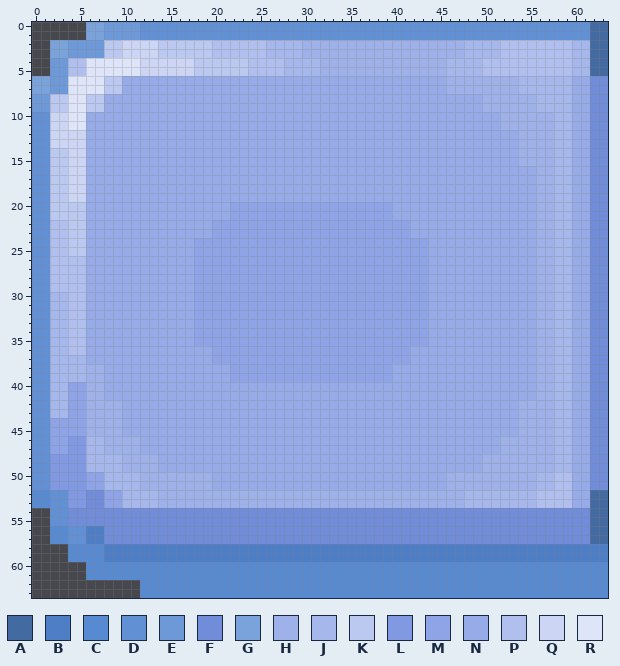
File history of a pixel-art sprite, textures/base/pack/gui/gui_button_left_hovered.png. Above: the version before the commit.
The file is 64x64 pixels. Colours within 5 levels of each other are drawn and written as one.
Palette (. is transparent): A #446aa2  B #4d7ec6  C #588ad2  D #6190d5  E #6e99d8  F #718dda  G #7aa2db  H #9eb1e9  J #a5b7eb  K #bbc9f0  L #8199e2  M #8ea4e6  N #97abe8  P #b0bfee  Q #ccd6f4  R #dfe5f8
Pixels before (only the part around the change), first column x 0:
29 DDPPPPNNNNNNNNNNNNMMMMMMMMMMMMMMMMMMMMMMMMMMNNNNNNNNNNNNHHJJNNFF
30 DDJJPPNNNNNNNNNNNNMMMMMMMMMMMMMMMMMMMMMMMMMMNNNNNNNNNNNNHHJJNNFF
31 DDJJPPNNNNNNNNNNNNMMMMMMMMMMMMMMMMMMMMMMMMMMNNNNNNNNNNNNHHJJNNFF
32 DDJJPPNNNNNNNNNNNNMMMMMMMMMMMMMMMMMMMMMMMMMMNNNNNNNNNNNNHHJJNNFF
33 DDJJPPNNNNNNNNNNNNMMMMMMMMMMMMMMMMMMMMMMMMMMNNNNNNNNNNNNHHJJNNFF
34 DDJJPPNNNNNNNNNNNNMMMMMMMMMMMMMMMMMMMMMMMMMMNNNNNNNNNNNNHHJJNNFF
35 DDJJPPNNNNNNNNNNNNMMMMMMMMMMMMMMMMMMMMMMMMMMNNNNNNNNNNNNHHJJNNFF
36 DDJJPPNNNNNNNNNNNNNNMMMMMMMMMMMMMMMMMMMMMMNNNNNNNNNNNNNNHHJJNNFF
37 DDJJJJNNNNNNNNNNNNNNMMMMMMMMMMMMMMMMMMMMMMNNNNNNNNNNNNNNHHJJNNFF
38 DDJJJJHHNNNNNNNNNNNNNNMMMMMMMMMMMMMMMMMMNNNNNNNNNNNNNNNNHHJJNNFF
39 DDJJJJHHNNNNNNNNNNNNNNMMMMMMMMMMMMMMMMMMNNNNNNNNNNNNNNNNHHJJNNFF
40 DDJJMMHHNNNNNNNNNNNNNNNNNNNNNNNNNNNNNNNNNNNNNNNNNNNNNNNNHHJJNNFF
41 DDJJMMHHNNNNNNNNNNNNNNNNNNNNNNNNNNNNNNNNNNNNNNNNNNNNNNNNHHJJNNFF
42 DDJJMMHHHHNNNNNNNNNNNNNNNNNNNNNNNNNNNNNNNNNNNNNNNNNNNNHHHHJJNNFF
43 DDJJMMHHHHNNNNNNNNNNNNNNNNNNNNNNNNNNNNNNNNNNNNNNNNNNNNHHHHJJNNFF
44 DDMMMMHHHHNNNNNNNNNNNNNNNNNNNNNNNNNNNNNNNNNNNNNNNNNNNNHHHHJJNNFF
45 DDMMMMHHHHNNNNNNNNNNNNNNNNNNNNNNNNNNNNNNNNNNNNNNNNNNNNHHHHJJNNFF
46 DDMMLLJJHHHHNNNNNNNNNNNNNNNNNNNNNNNNNNNNNNNNNNNNNNNNHHHHHHJJNNFF
47 DDMMLLJJHHHHNNNNNNNNNNNNNNNNNNNNNNNNNNNNNNNNNNNNNNNNHHHHHHJJNNFF
48 DDLLLLJJJJHHHHNNNNNNNNNNNNNNNNNNNNNNNNNNNNNNNNNNNNHHHHHHHHJJNNFF
49 DDLLLLJJJJHHHHNNNNNNNNNNNNNNNNNNNNNNNNNNNNNNNNNNNNHHHHHHHHJJNNFF
50 DDLLLLMMJJJJHHHHHHHHNNNNNNNNNNNNNNNNNNNNNNNNNNHHHHHHHHHHJJPPNNFF
51 DDLLLLMMJJJJHHHHHHHHNNNNNNNNNNNNNNNNNNNNNNNNNNHHHHHHHHHHJJPPNNFF
52 CCDDLLFFMMJJJJHHHHHHHHHHHHHHHHHHHHHHHHHHHHHHHHHHJJJJJJJJPPPPNNAA
53 CCDDLLFFMMJJJJHHHHHHHHHHHHHHHHHHHHHHHHHHHHHHHHHHJJJJJJJJPPPPNNAA
54 ..DDFFFFFFFFFFFFFFFFFFFFFFFFFFFFFFFFFFFFFFFFFFFFFFFFFFFFFFFFFFAA
55 ..DDFFFFFFFFFFFFFFFFFFFFFFFFFFFFFFFFFFFFFFFFFFFFFFFFFFFFFFFFFFAA
56 ..CCDDBBFFFFFFFFFFFFFFFFFFFFFFFFFFFFFFFFFFFFFFFFFFFFFFFFFFFFFFAA
57 ..CCDDBBFFFFFFFFFFFFFFFFFFFFFFFFFFFFFFFFFFFFFFFFFFFFFFFFFFFFFFAA
58 ....CCCCBBBBBBBBBBBBBBBBBBBBBBBBBBBBBBBBBBBBBBBBBBBBBBBBBBBBBBBB
59 ....CCCCBBBBBBBBBBBBBBBBBBBBBBBBBBBBBBBBBBBBBBBBBBBBBBBBBBBBBBBB
60 ......CCCCCCCCCCCCCCCCCCCCCCCCCCCCCCCCCCCCCCCCCCCCCCCCCCCCCCCCCC
61 ......CCCCCCCCCCCCCCCCCCCCCCCCCCCCCCCCCCCCCCCCCCCCCCCCCCCCCCCCCC
62 ............CCCCCCCCCCCCCCCCCCCCCCCCCCCCCCCCCCCCCCCCCCCCCCCCCCCC
63 ............CCCCCCCCCCCCCCCCCCCCCCCCCCCCCCCCCCCCCCCCCCCCCCCCCCCC
After:
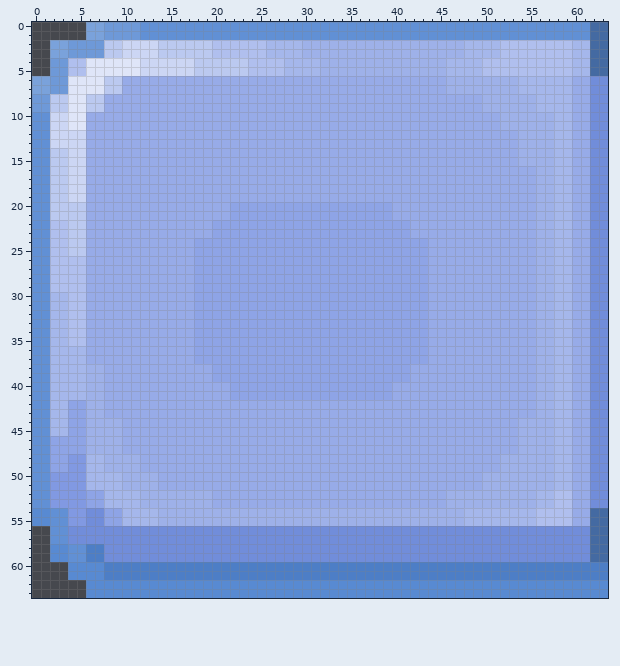
Diff:
The edit turns colour B into colour A in rows 58 to 59 at x 62 to 63.
The edit turns colour C into colour B in rows 58 to 59 at x 6 to 7; in rows 60 to 61 at x 8 to 63.
There is now colour C in rows 54 to 55 at x 0 to 1; in rows 58 to 59 at x 2 to 3; in rows 60 to 61 at x 4 to 5; in rows 62 to 63 at x 6 to 11.
The edit turns colour C into colour D in rows 52 to 53 at x 0 to 1; in rows 56 to 57 at x 2 to 3; in rows 58 to 59 at x 4 to 5.
The edit turns colour A into colour F in rows 52 to 53 at x 62 to 63.
The edit turns colour B into colour F in rows 56 to 57 at x 6 to 7; in rows 58 to 59 at x 8 to 61.
The edit turns colour D into colour F in rows 56 to 57 at x 4 to 5.
The edit turns colour F into colour H in rows 54 to 55 at x 14 to 47.
The edit turns colour J into colour H in rows 46 to 47 at x 6 to 7; in rows 48 to 49 at x 8 to 9; in rows 50 to 51 at x 10 to 11 and 56 to 57; in rows 52 to 53 at x 12 to 13 and 48 to 55.
The edit turns colour F into colour J in rows 54 to 55 at x 10 to 13 and 48 to 55.
The edit turns colour M into colour J in rows 40 to 41 at x 4 to 5; in rows 44 to 45 at x 2 to 3; in rows 50 to 51 at x 6 to 7; in rows 52 to 53 at x 8 to 9.
The edit turns colour P into colour J in row 36 at x 4 to 5; in rows 50 to 51 at x 58 to 59; in rows 52 to 53 at x 56 to 57.
The edit turns colour D into colour L in rows 52 to 53 at x 2 to 3.
The edit turns colour F into colour L in rows 54 to 55 at x 4 to 5.
The edit turns colour F into colour M in rows 52 to 53 at x 6 to 7; in rows 54 to 55 at x 8 to 9.
The edit turns colour L into colour M in rows 46 to 47 at x 4 to 5; in rows 48 to 49 at x 2 to 3.
The edit turns colour N into colour M in rows 36 to 37 at x 18 to 19 and 42 to 43; in rows 38 to 39 at x 20 to 21 and 40 to 41; in rows 40 to 41 at x 22 to 39.
The edit turns colour F into colour N in rows 54 to 55 at x 60 to 61.
The edit turns colour H into colour N in rows 42 to 43 at x 8 to 9 and 54 to 55; in rows 46 to 47 at x 10 to 11 and 52 to 53; in rows 48 to 49 at x 12 to 13 and 50 to 51; in rows 50 to 51 at x 14 to 19 and 46 to 49; in rows 52 to 53 at x 20 to 45.
The edit turns colour F into colour P in rows 54 to 55 at x 56 to 59.
Changed places in both pictures, as pixel boxes (x1, y1, x2, y2):
changed: (32, 346, 608, 598)
